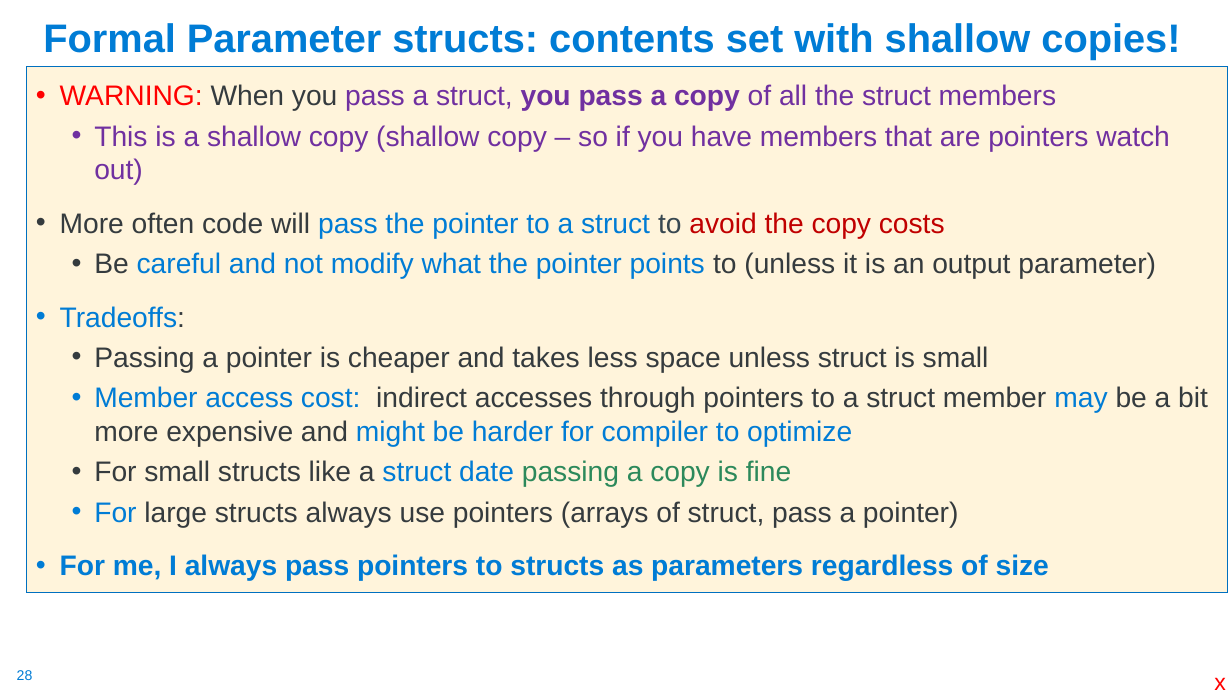
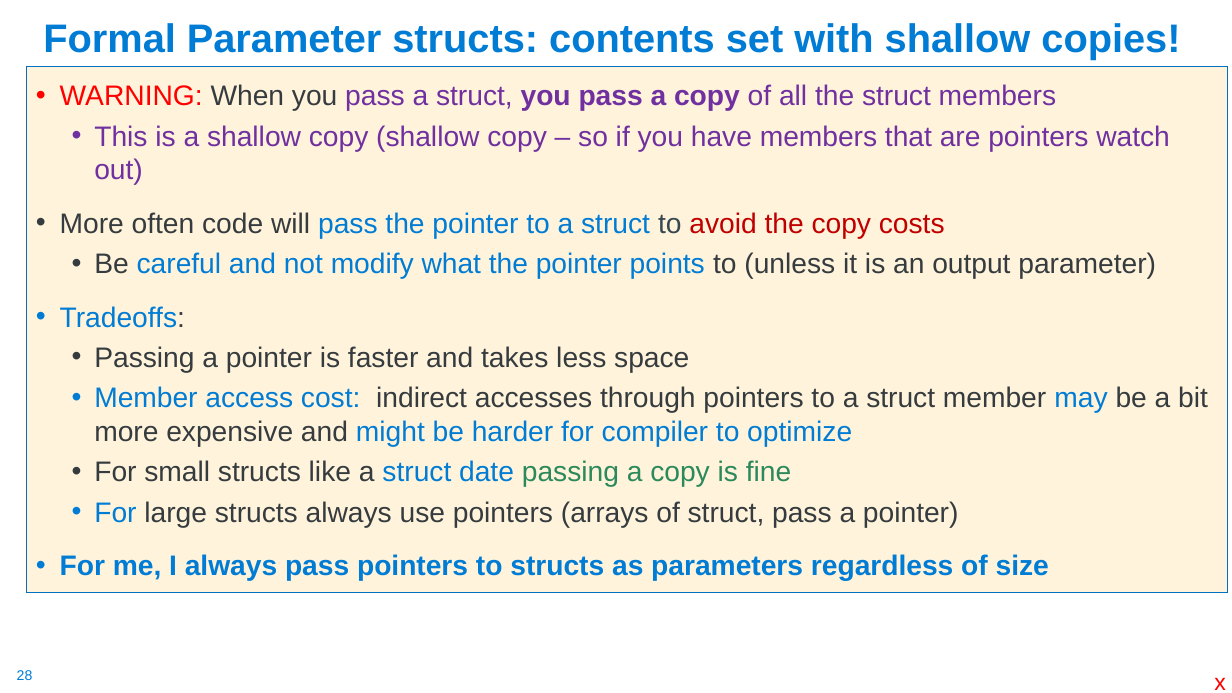
Before and after one commit to cse30-sp24/Muller-Slides, a slide deck: slide 28 of 03-C-Part3.pptx. Drawn at 1232x693 pixels with LibreOffice and Linux fonts; fonts in the diff are those of the drawing. Boxes give left, top, right and bottom in pixels: in the first picture for what was removed or moved away, otherwise in the second. Text is boxed around its words. In the diff, an @@ line names an element or a change of style, - is before the commit and + after.

```diff
--- a/03-C-Part3.pptx
+++ b/03-C-Part3.pptx
@@ text at (x1=94, y1=346, x2=689, y2=373): text changed @@
-  • Passing a pointer is cheaper and takes less space unless struct is small
+  • Passing a pointer is faster and takes less space
```
Also in this commit, not shown: 9 other slides changed, 2 other files.
